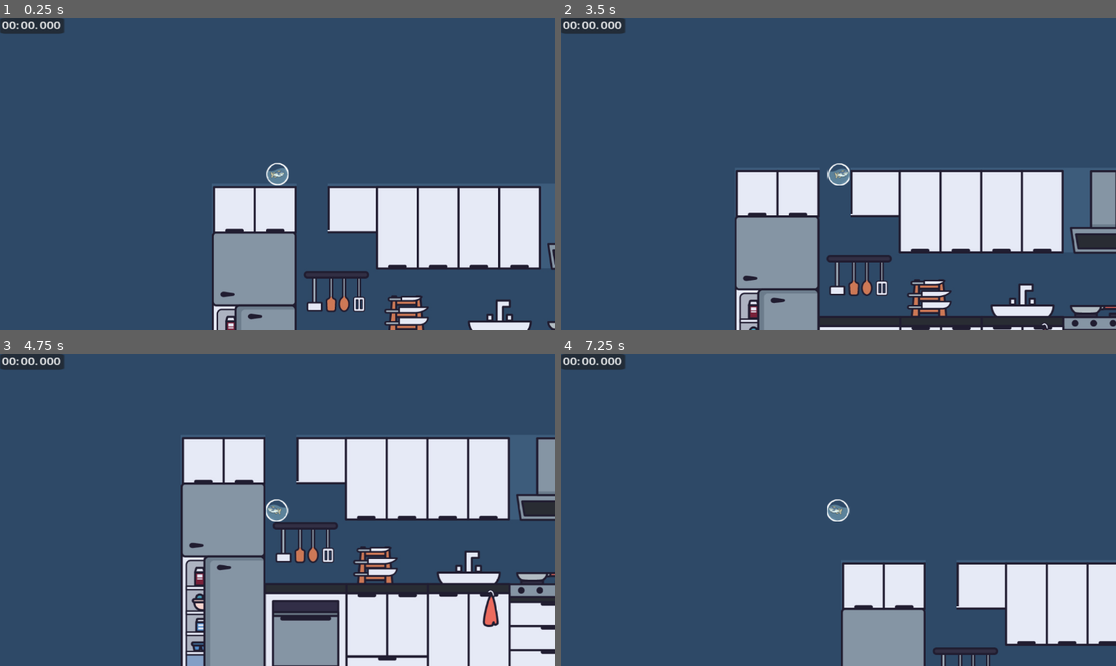
Above: before the commit, frames 1-4 (two rows, left to right).
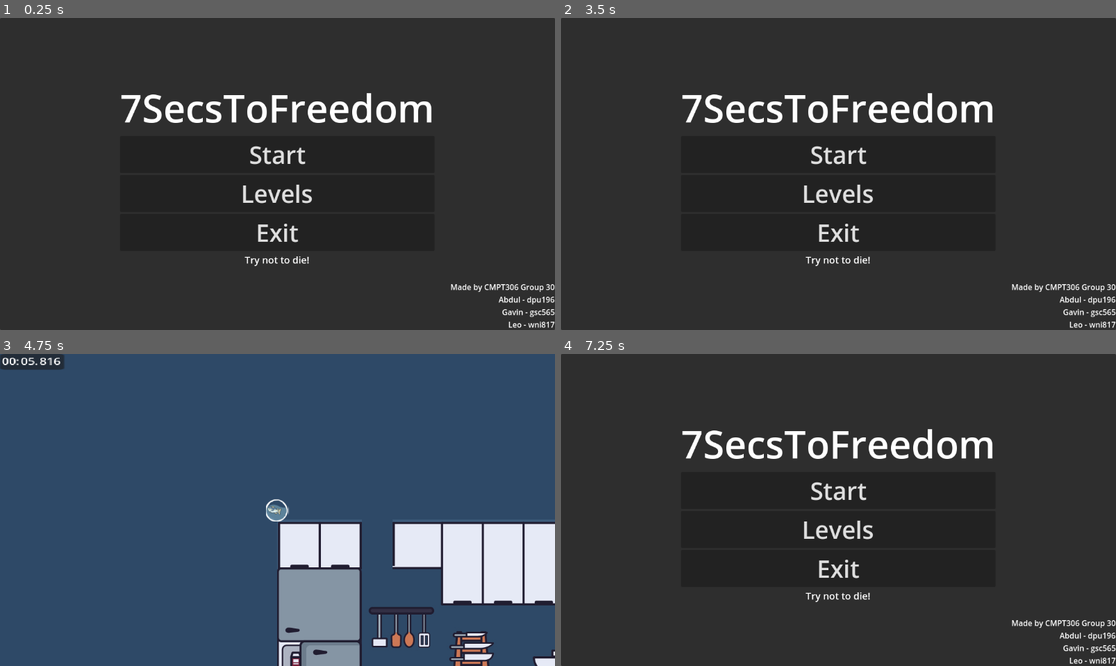
Above: after the commit, the same moments.

Repository: remker1/7SecsToFreedom
Game: Godot game, scene res://Scenes/main.tscn
Same seed, same stepped clock (60 frames per second), same inputs: the game is played once before the commit and once after it. Before the commit the project starts from res://Scenes/level_0_game_scene.tscn.
Inputs (mouse positions are in pixels of both pictures, inside the frame that each line leads up to):
- Up to frame 1 (0.25 s): no input
- Up to frame 2 (3.5 s): click (838, 192) at 0.5 s, where only the run after the commit has a clickable "Levels"; click (838, 155) at 1.25 s, where only the run after the commit has a clickable "Start"; tap Enter (ui_accept) at 2, 2.27, 3.02 s; hold Right (ui_right) from 2.03 s (still down)
- Up to frame 3 (4.75 s): release Right (ui_right) at 3.5 s; click (277, 491) at 3.5 s, where only the run after the commit has a clickable "Start"; hold Left (ui_left) from 4.28 s (still down)
- Up to frame 4 (7.25 s): release Left (ui_left) at 5.03 s; hold Right (ui_right) 5.03-6.53 s; tap Enter (ui_accept) at 5.27, 6.02, 6.77 s; hold Left (ui_left) from 6.53 s (still down)

The runs differ from the first frame. In frame 1, 97% of the frame differs, in the area x 0-100%, y 0-100%; in frame 2, 95%; in frame 3, 42%; in frame 4, 98%.

Commit message:
Main menu is made, Pulse Menu is made, Game Over Menu is made. Next step, make Level selection Menu.

Diff:
--- a/level-1/Scenes/level_0_game_scene.tscn
+++ b/level-1/Scenes/level_0_game_scene.tscn
@@ -1,9 +1,8 @@
-[gd_scene load_steps=11 format=4 uid="uid://eo5d465grok0"]
+[gd_scene load_steps=10 format=4 uid="uid://eo5d465grok0"]
 
 [ext_resource type="Texture2D" uid="uid://bd30t7sdmb68d" path="res://Assets/background-1.png" id="1_rrpyv"]
 [ext_resource type="PackedScene" uid="uid://cd6en602ehxvv" path="res://Scenes/fish_bowl_player.tscn" id="2_yoq6n"]
-[ext_resource type="Script" path="res://Scenes/canvas_layer.gd" id="3_r3b04"]
-[ext_resource type="Script" path="res://Scenes/panel.gd" id="4_m0und"]
+[ext_resource type="Script" path="res://Scripts/panel.gd" id="3_wbedp"]
 
 [sub_resource type="TileSetAtlasSource" id="TileSetAtlasSource_iec6f"]
 texture = ExtResource("1_rrpyv")
@@ -6128,13 +6127,12 @@
 position = Vector2(152, 107)
 
 [node name="CanvasLayer" type="CanvasLayer" parent="FishBowl"]
-script = ExtResource("3_r3b04")
 
 [node name="Panel" type="Panel" parent="FishBowl/CanvasLayer"]
 offset_right = 34.0
 offset_bottom = 29.0
 scale = Vector2(3.91844, 1.12544)
-script = ExtResource("4_m0und")
+script = ExtResource("3_wbedp")
 metadata/_edit_use_anchors_ = true
 
 [node name="Minutes" type="Label" parent="FishBowl/CanvasLayer/Panel"]
--- a/level-1/Scenes/main.tscn
+++ b/level-1/Scenes/main.tscn
@@ -24,48 +24,62 @@
 grow_horizontal = 2
 grow_vertical = 2
 
-[node name="Label" type="Label" parent="UICanvas/MainMenu/Panel"]
-layout_mode = 2
-offset_left = 312.0
-offset_top = 80.0
-offset_right = 854.0
-offset_bottom = 190.0
+[node name="GroupInfo" type="Label" parent="UICanvas/MainMenu/Panel"]
+layout_mode = 1
+anchors_preset = 3
+anchor_left = 1.0
+anchor_top = 1.0
+anchor_right = 1.0
+anchor_bottom = 1.0
+offset_left = -217.0
+offset_top = -101.0
+grow_horizontal = 0
+grow_vertical = 0
+size_flags_vertical = 6
+text = "Made by CMPT306 Group 30
+Abdul - dpu196
+Gavin - gsc565
+Leo - wni817"
+horizontal_alignment = 2
+
+[node name="CenterContainer" type="CenterContainer" parent="UICanvas/MainMenu/Panel"]
+layout_mode = 1
+anchors_preset = 15
+anchor_right = 1.0
+anchor_bottom = 1.0
+grow_horizontal = 2
+grow_vertical = 2
+
+[node name="VBoxContainer" type="VBoxContainer" parent="UICanvas/MainMenu/Panel/CenterContainer"]
+layout_mode = 2
+alignment = 1
+
+[node name="GameTitle" type="Label" parent="UICanvas/MainMenu/Panel/CenterContainer/VBoxContainer"]
+layout_mode = 2
 theme_override_font_sizes/font_size = 80
-text = "Make It Count"
-
-[node name="CenterContainer" type="CenterContainer" parent="UICanvas/MainMenu/Panel"]
-layout_mode = 1
-anchors_preset = 15
-anchor_right = 1.0
-anchor_bottom = 1.0
-grow_horizontal = 2
-grow_vertical = 2
-
-[node name="VBoxContainer" type="VBoxContainer" parent="UICanvas/MainMenu/Panel/CenterContainer"]
-layout_mode = 2
-alignment = 1
+text = "7SecsToFreedom"
+horizontal_alignment = 1
 
 [node name="Start" type="Button" parent="UICanvas/MainMenu/Panel/CenterContainer/VBoxContainer"]
 layout_mode = 2
 theme_override_font_sizes/font_size = 50
 text = "Start"
 
+[node name="Levels" type="Button" parent="UICanvas/MainMenu/Panel/CenterContainer/VBoxContainer"]
+layout_mode = 2
+theme_override_font_sizes/font_size = 50
+text = "Levels"
+
 [node name="Exit" type="Button" parent="UICanvas/MainMenu/Panel/CenterContainer/VBoxContainer"]
 layout_mode = 2
 theme_override_font_sizes/font_size = 50
 text = "Exit"
 
-[node name="Label" type="Label" parent="UICanvas/MainMenu/Panel/CenterContainer/VBoxContainer"]
-layout_mode = 2
-text = "Made by Sihan Liu for GameJam"
-
 [node name="Label2" type="Label" parent="UICanvas/MainMenu/Panel/CenterContainer/VBoxContainer"]
 layout_mode = 2
 theme_override_font_sizes/font_size = 20
-text = "w,a,s,d for directions
-Chase the hearts, find happiness, see who last the longest.
-if you hits furnitures, your happiness will reduce.
-try ot to hit the furnitures, you will lose happiniess!"
+text = "Try not to die!
+"
 horizontal_alignment = 1
 
 [node name="PulseMenu" type="Control" parent="UICanvas"]
@@ -178,6 +192,7 @@
 horizontal_alignment = 1
 
 [connection signal="pressed" from="UICanvas/MainMenu/Panel/CenterContainer/VBoxContainer/Start" to="UICanvas" method="_on_start_pressed"]
+[connection signal="pressed" from="UICanvas/MainMenu/Panel/CenterContainer/VBoxContainer/Levels" to="UICanvas" method="_on_levels_pressed"]
 [connection signal="pressed" from="UICanvas/MainMenu/Panel/CenterContainer/VBoxContainer/Exit" to="UICanvas" method="_on_exit_pressed"]
 [connection signal="pressed" from="UICanvas/PulseMenu/Panel/CenterContainer/VBoxContainer/Continue" to="UICanvas" method="_on_continue_pressed"]
 [connection signal="pressed" from="UICanvas/PulseMenu/Panel/CenterContainer/VBoxContainer/MainPage" to="UICanvas" method="_on_main_page_pressed"]
--- a/level-1/Scripts/panel.gd
+++ b/level-1/Scripts/panel.gd
@@ -1,27 +1,33 @@
 extends Panel
 
-var time: float = 0.0
+var time: float = 7.0  # Start the countdown from 7 seconds
 var minutes: int = 0
 var seconds: int = 0
 var msec: int = 0
 
-# Called every frame. 'delta' is the elapsed time since the previous frame.
 func _process(delta: float) -> void:
-	time += delta
-	msec = fmod(time, 1) * 100
-	seconds = fmod(time, 60)
-	minutes = fmod(time, 3600) / 60
+	time -= delta  # Decrement the time
+	if time < 0:
+		time = 0  # Ensure it doesn't go below 0
+
+# Calculate minutes, seconds, and milliseconds from time
+	msec = int(fmod(time, 1) * 1000)
+	seconds = int(fmod(time, 60))
+	minutes = int(time / 60)
+
+# Update text labels with formatted time
 	$Minutes.text = "%02d:" % minutes
 	$Seconds.text = "%02d." % seconds
 	$Msecs.text = "%03d" % msec
 
-	if time >= 7.0:
+# Stop the countdown when time reaches 0
+	if time <= 0:
 		stop()
 
 func stop() -> void:
 	set_process(false)
-	get_tree().reload_current_scene() # reloading current scene if we exceed 7 seconds
+	# Perform any action when the countdown ends
+	get_tree().reload_current_scene()  # Example action: Reload current scene
 
-
-func get_time_formateed() -> String:
+func get_time_formatted() -> String:
 	return "%02d:%02d.%03d" % [minutes, seconds, msec]
--- a/level-1/Scripts/ui_manager.gd
+++ b/level-1/Scripts/ui_manager.gd
@@ -1,11 +1,10 @@
 extends CanvasLayer
 
-const GAME_SCENE = preload("res://Scenes/game_scene.tscn")
+const GAME_SCENE = preload("res://Scenes/level_0_game_scene.tscn")
 var game_scene : Node2D
 @onready var main_menu: Control = $MainMenu
 @onready var pulse_menu: Control = $PulseMenu
 @onready var game_over_menu: Control = $GameOverMenu
-@onready var time: Label = $GameOverMenu/Panel/Time
 
 var starttime
 
@@ -19,10 +18,12 @@
 func _on_start_pressed() -> void:
 	game_scene = GAME_SCENE.instantiate()
 	get_parent().add_child(game_scene)
-	game_scene.game_over.connect(_on_game_scene_game_over)
+	#game_scene.game_over.connect(_on_game_scene_game_over)
 	main_menu.hide()
 	get_tree().paused = false
-	starttime = Time.get_unix_time_from_system()
+
+func _on_levels_pressed() -> void:
+	pass # Levels Screen
 
 
 func _on_exit_pressed() -> void:
@@ -44,7 +45,7 @@
 	get_tree().quit()
 
 func _process(delta: float) -> void:
-	if Input.is_action_just_pressed("ESC") && !main_menu.visible :
+	if Input.is_action_just_pressed("Quit") && !main_menu.visible :
 		pulse_menu.visible = !pulse_menu.visible
 	if main_menu.visible || pulse_menu.visible || game_over_menu.visible:
 		get_tree().paused = true
@@ -63,8 +64,4 @@
 
 func _on_game_scene_game_over() -> void:
 	game_over_menu.show()
-	var endtime = Time.get_unix_time_from_system()
-	var timetaken = endtime - starttime
-	var datetime = Time.get_datetime_dict_from_unix_time(timetaken)
-	time.text = "Time Taken: "+str(datetime["hour"])+" : "+str(datetime["minute"])+" : " + str(datetime["second"])
 	game_scene.queue_free()
--- a/level-1/project.godot
+++ b/level-1/project.godot
@@ -11,7 +11,7 @@
 [application]
 
 config/name="Level-1"
-run/main_scene="res://Scenes/level_0_game_scene.tscn"
+run/main_scene="res://Scenes/main.tscn"
 config/features=PackedStringArray("4.3", "GL Compatibility")
 config/icon="res://icon.svg"
 
@@ -19,7 +19,16 @@
 
 BackgroundMusic="*res://Scenes/background_music.tscn"
 
+[input]
+
+Quit={
+"deadzone": 0.5,
+"events": [Object(InputEventKey,"resource_local_to_scene":false,"resource_name":"","device":-1,"window_id":0,"alt_pressed":false,"shift_pressed":false,"ctrl_pressed":false,"meta_pressed":false,"pressed":false,"keycode":0,"physical_keycode":4194305,"key_label":0,"unicode":0,"location":0,"echo":false,"script":null)
+]
+}
+
 [rendering]
 
+textures/canvas_textures/default_texture_filter=0
 renderer/rendering_method="gl_compatibility"
 renderer/rendering_method.mobile="gl_compatibility"
Not shown: 1 places in level-1/Scenes/main.tscn that only renumber resources
